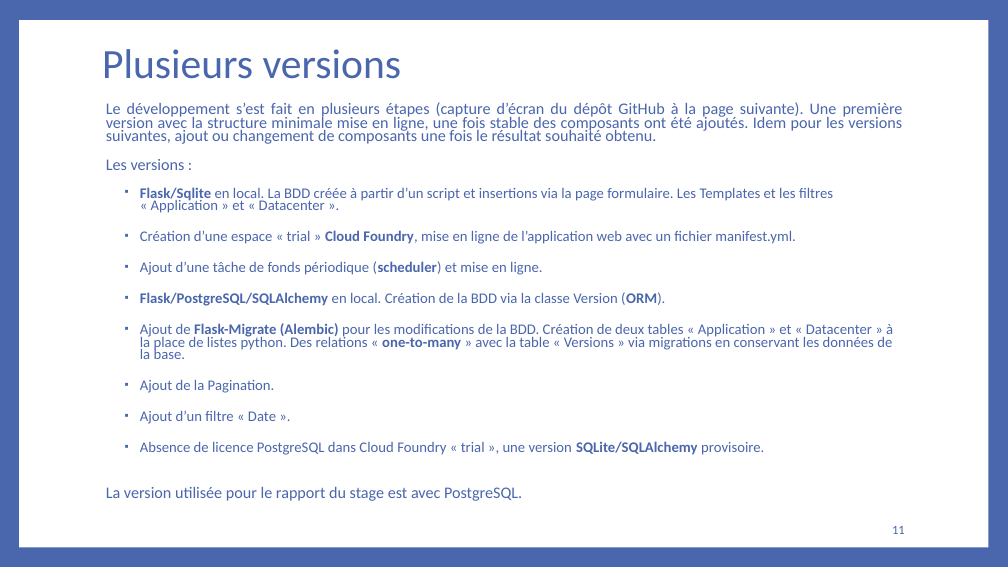
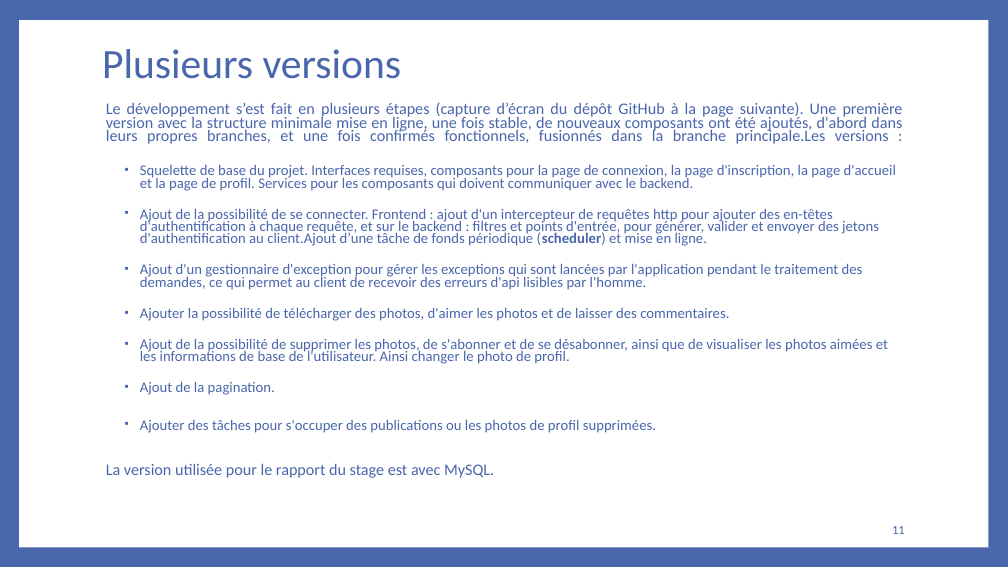
Before and after one commit to bakedpotato191/projet, a slide deck: slide 11 of rapport.PPTX. Drawn at 1008x567 pixels with LibreOffice and Linux fonts; fonts in the diff are those of the drawing. Boxes give left, top, right and bottom in pixels: in the first picture for what was removed or moved away, otherwise in the second. Text is boxed around its words. In the diff, an @@ line names an element or a change of style, - is before the commit and + after.

```diff
--- a/rapport.PPTX
+++ b/rapport.PPTX
@@ text at (x1=106, y1=102, x2=903, y2=478): text changed @@
-Le développement s’est fait en plusieurs étapes (capture d’écran du dépôt GitHub à la page suivante). Une première version avec la structure minimale mise en ligne, une fois stable des composants ont été ajoutés. Idem pour les versions suivantes, ajout ou changement de composants une fois le résultat souhaité obtenu.
-Les versions :
-  ▪ Flask/Sqlite en local. La BDD créée à partir d’un script et insertions via la page formulaire. Les Templates et les filtres « Application » et « Datacenter ».
-  ▪ Création d’une espace « trial » Cloud Foundry, mise en ligne de l’application web avec un fichier manifest.yml.
-  ▪ Ajout d’une tâche de fonds périodique (scheduler) et mise en ligne.
-  ▪ Flask/PostgreSQL/SQLAlchemy en local. Création de la BDD via la classe Version (ORM).
-  ▪ Ajout de Flask-Migrate (Alembic) pour les modifications de la BDD. Création de deux tables « Application » et « Datacenter » à la place de listes python. Des relations « one-to-many » avec la table « Versions » via migrations en conservant les données de la base.
-  ▪ Ajout de la Pagination.
-  ▪ Ajout d’un filtre « Date ».
-  ▪ Absence de licence PostgreSQL dans Cloud Foundry « trial », une version SQLite/SQLAlchemy provisoire.
-La version utilisée pour le rapport du stage est avec PostgreSQL.
+Le développement s’est fait en plusieurs étapes (capture d’écran du dépôt GitHub à la page suivante). Une première version avec la structure minimale mise en ligne, une fois stable, de nouveaux composants ont été ajoutés, d'abord dans leurs propres branches, et une fois confirmés fonctionnels, fusionnés dans la branche principale.Les versions :
+  ▪ Squelette de base du projet. Interfaces requises, composants pour la page de connexion, la page d'inscription, la page d'accueil et la page de profil. Services pour les composants qui doivent communiquer avec le backend.
+  ▪ Ajout de la possibilité de se connecter. Frontend : ajout d'un intercepteur de requêtes http pour ajouter des en-têtes d'authentification à chaque requête, et sur le backend : filtres et points d'entrée, pour générer, valider et envoyer des jetons d'authentification au client.Ajout d’une tâche de fonds périodique (scheduler) et mise en ligne.
+  ▪ Ajout d'un gestionnaire d'exception pour gérer les exceptions qui sont lancées par l'application pendant le traitement des demandes, ce qui permet au client de recevoir des erreurs d'api lisibles par l'homme.
+  ▪ Ajouter la possibilité de télécharger des photos, d'aimer les photos et de laisser des commentaires.
+  ▪ Ajout de la possibilité de supprimer les photos, de s'abonner et de se désabonner, ainsi que de visualiser les photos aimées et les informations de base de l'utilisateur. Ainsi changer le photo de profil.
+  ▪ Ajout de la pagination.
+  ▪ Ajouter des tâches pour s'occuper des publications ou les photos de profil supprimées.
+La version utilisée pour le rapport du stage est avec MySQL.
```
Also in this commit, not shown: 2 other slides changed, 2 slides added, 2 slides removed, 8 other files.
